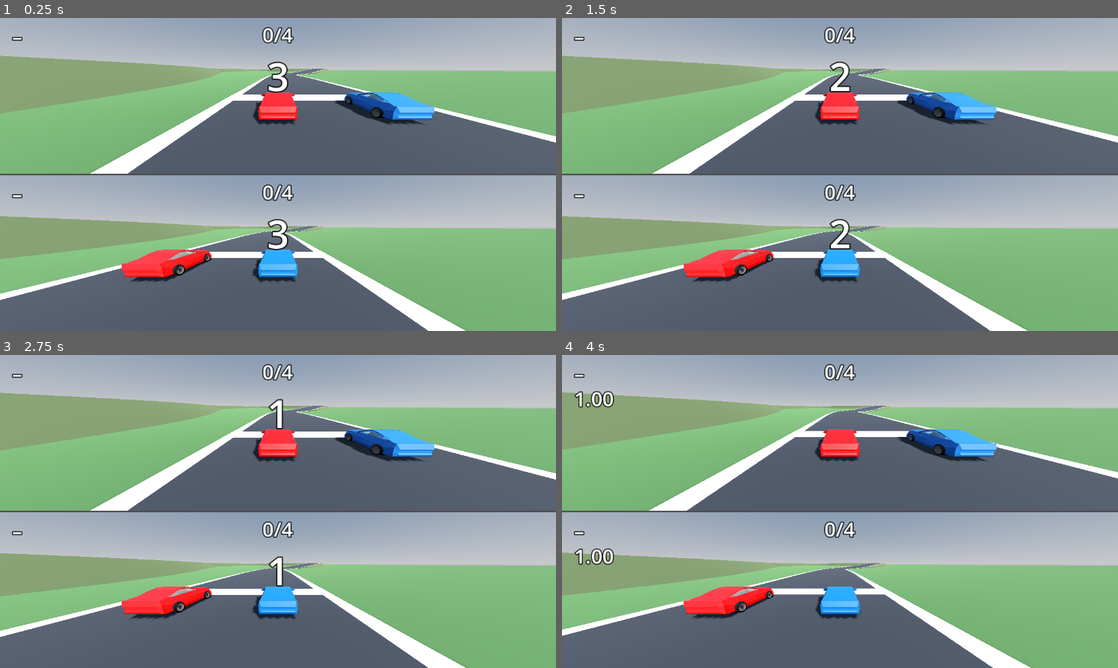
Above: before the commit, frames 1-4 (two rows, left to right).
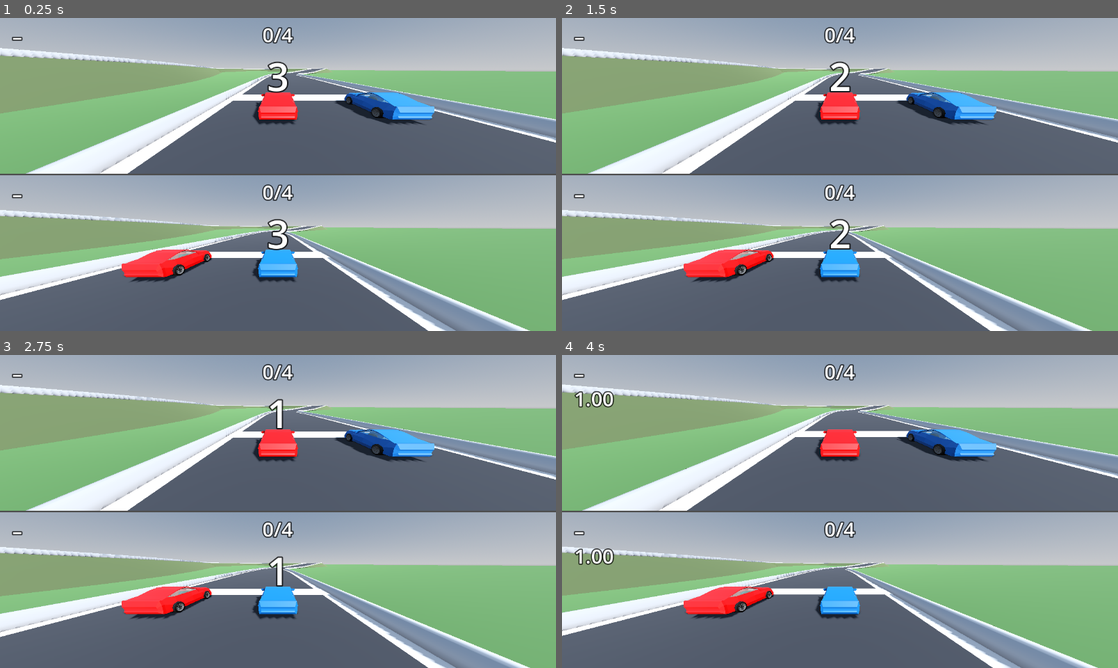
Above: after the commit, the same moments.

Repository: erte-del/2p-racing-game
Game: Godot game, scene res://scenes/main.tscn
Two runs of this game, one before a commit and one after it. Both use one fixed random seed, a clock stepped at 60 frames per second and the inputs below.
Inputs:
- Up to frame 1 (0.25 s): no input
- Up to frame 2 (1.5 s): tap Enter at 0.5 s; tap Space at 1.25 s
- Up to frame 3 (2.75 s): no input
- Up to frame 4 (4 s): tap Enter at 2.75 s

The runs differ from the first frame. In frame 1, 8.7% of the frame differs, in the area x 0-100%, y 9-100%; in frame 2, 8.7%; in frame 3, 8.7%; in frame 4, 8.8%.

Commit message:
Add rails down the edges and across the ends of the course
A low barrier keeps the cars on the road. It stands on the outer part of
the kerb rather than beyond it, so on a raised section it rests on solid
road instead of hanging over the embankment's slope.

Both ends are capped as well. Rails down the sides alone were not enough:
the course stays open behind the start line, and a car that turned round
drove straight out of the open end and off the raised road. Testing found
that only after tracing where a car actually escaped, having first blamed
the side rails.

The collision shape takes backfaces, since a rail is a thin sheet that
cars meet from the inside and would otherwise be drivable through
depending on which way its faces point.

Verified across four courses and both steering directions: the car is
held at the barrier every time and never drops below the road.

Co-Authored-By: Claude Opus 5 <noreply@anthropic.com>

Diff:
--- a/scenes/track/track.tscn
+++ b/scenes/track/track.tscn
@@ -20,3 +20,9 @@
 [node name="StartLine" type="MeshInstance3D" parent="."]
 
 [node name="Checkpoints" type="MeshInstance3D" parent="."]
+
+[node name="Rails" type="MeshInstance3D" parent="."]
+
+[node name="RailBody" type="StaticBody3D" parent="."]
+
+[node name="Shape" type="CollisionShape3D" parent="RailBody"]
--- a/scripts/track.gd
+++ b/scripts/track.gd
@@ -39,6 +39,13 @@
 ## How far out the foot of an embankment sits per metre of height. Sloping it
 ## reads as built-up ground; a vertical face reads as a cliff.
 @export var embankment_batter := 1.8
+
+@export_group("Rails")
+## Low barrier down each edge, enough to bounce a car back onto the road
+## rather than let it slide off into the grass.
+@export var rail_height := 0.75
+@export var rail_thickness := 0.28
+@export var rail_color := Color(0.72, 0.74, 0.78)
 
 @export_group("Checkpoints")
 ## Respawn points spread along the course. They are what a stuck player is
@@ -70,6 +77,8 @@
 @onready var _finish: MeshInstance3D = $FinishLine
 @onready var _start: MeshInstance3D = $StartLine
 @onready var _checkpoints: MeshInstance3D = $Checkpoints
+@onready var _rails: MeshInstance3D = $Rails
+@onready var _rail_shape: CollisionShape3D = $RailBody/Shape
 
 var _layout: TrackLayout
 ## Cross-sections of the finished road.
@@ -83,6 +92,7 @@
 var _chequer: StandardMaterial3D
 var _paint: StandardMaterial3D
 var _marker: StandardMaterial3D
+var _rail: StandardMaterial3D
 
 
 func _ready() -> void:
@@ -161,6 +171,7 @@
 	_build_finish_line()
 	_build_start_line()
 	_build_checkpoints()
+	_build_rails()
 	regenerated.emit()
 
 
@@ -359,6 +370,68 @@
 	return true
 
 
+## A low barrier down each edge of the road.
+##
+## It stands on the outer part of the kerb rather than just beyond it, so that
+## on a raised section it rests on solid road instead of hanging over the
+## embankment's slope.
+func _build_rails() -> void:
+	var count := _points.size()
+	if count < 2:
+		_rails.mesh = null
+		_rail_shape.shape = null
+		return
+
+	var st := SurfaceTool.new()
+	st.begin(Mesh.PRIMITIVE_TRIANGLES)
+	for side: float in [-1.0, 1.0]:
+		for i in count - 1:
+			var j := i + 1
+			var outer_i := _half_widths[i] + kerb_width
+			var outer_j := _half_widths[j] + kerb_width
+			var ri := _rights[i] * side
+			var rj := _rights[j] * side
+
+			var in_a := _points[i] + ri * (outer_i - rail_thickness)
+			var out_a := _points[i] + ri * outer_i
+			var in_b := _points[j] + rj * (outer_j - rail_thickness)
+			var out_b := _points[j] + rj * outer_j
+			var up := Vector3.UP * rail_height
+
+			# Inner face, top, then outer face. The material is two-sided and
+			# the collision takes backfaces, so the winding of a thin barrier
+			# cannot leave it invisible or drivable from one side.
+			_rail_quad(st, in_a, in_b, in_a + up, in_b + up)
+			_rail_quad(st, in_a + up, in_b + up, out_a + up, out_b + up)
+			_rail_quad(st, out_a + up, out_b + up, out_a, out_b)
+
+	# Cap both ends. The sides alone leave the course open behind the start
+	# line and past the finish, and a car that turns round simply drives out
+	# of the open end and off the raised road.
+	for i in [0, count - 1]:
+		var edge := _half_widths[i] + kerb_width
+		var left := _points[i] - _rights[i] * edge
+		var right := _points[i] + _rights[i] * edge
+		var up := Vector3.UP * rail_height
+		_rail_quad(st, left, right, left + up, right + up)
+
+	st.generate_normals()
+	var mesh: ArrayMesh = st.commit()
+	_rails.mesh = mesh
+	_rails.set_surface_override_material(0, _rail)
+
+	var shape := mesh.create_trimesh_shape()
+	# A rail is a thin sheet and cars arrive at it from the inside; without
+	# this they would drive through whichever way the faces happen to point.
+	shape.backface_collision = true
+	_rail_shape.shape = shape
+
+
+func _rail_quad(st: SurfaceTool, a0: Vector3, b0: Vector3, a1: Vector3, b1: Vector3) -> void:
+	for v in [a0, b0, b1, a0, b1, a1]:
+		st.add_vertex(v)
+
+
 ## Skirt the raised parts of the road down to the ground, so a climb reads as
 ## an embankment instead of a ribbon floating over the grass.
 ##
@@ -428,3 +501,9 @@
 	_marker = StandardMaterial3D.new()
 	_marker.vertex_color_use_as_albedo = true
 	_marker.roughness = 0.7
+
+	_rail = StandardMaterial3D.new()
+	_rail.albedo_color = rail_color
+	_rail.roughness = 0.55
+	_rail.metallic = 0.3
+	_rail.cull_mode = BaseMaterial3D.CULL_DISABLED
Not shown, changed: README.md
